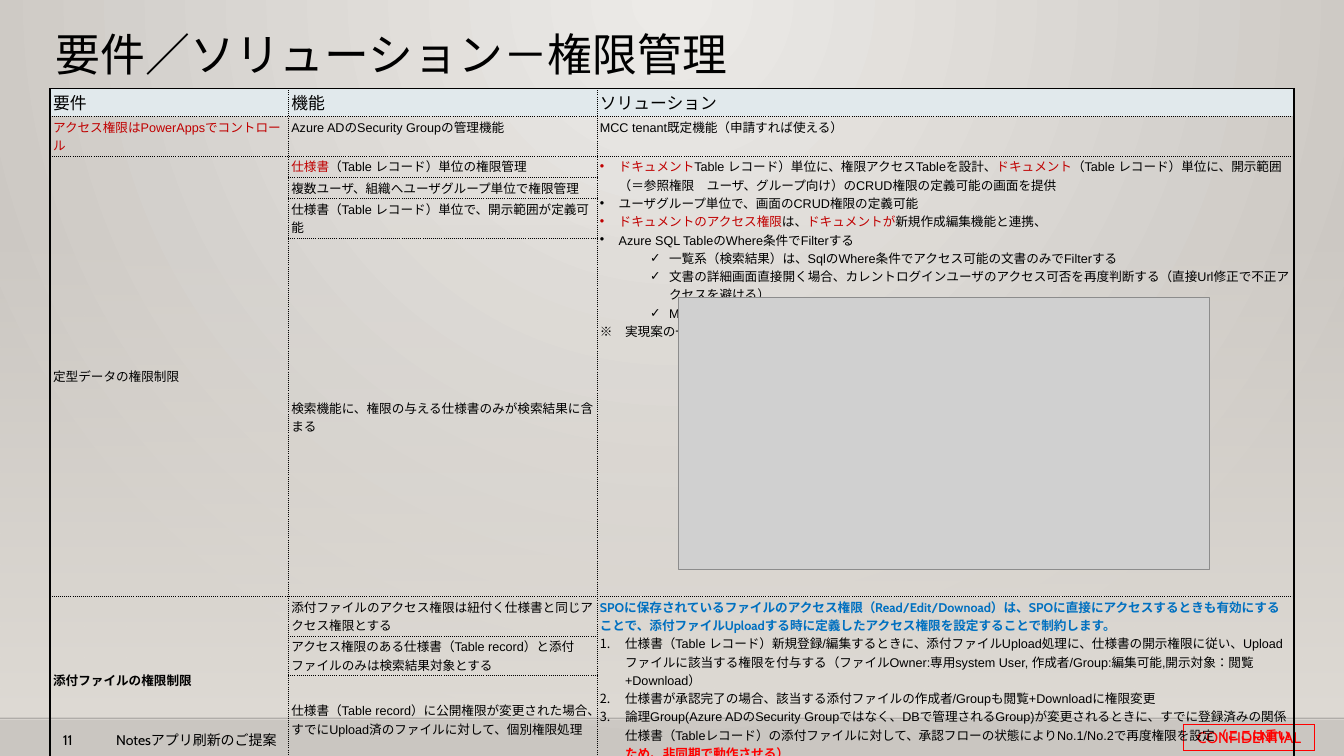
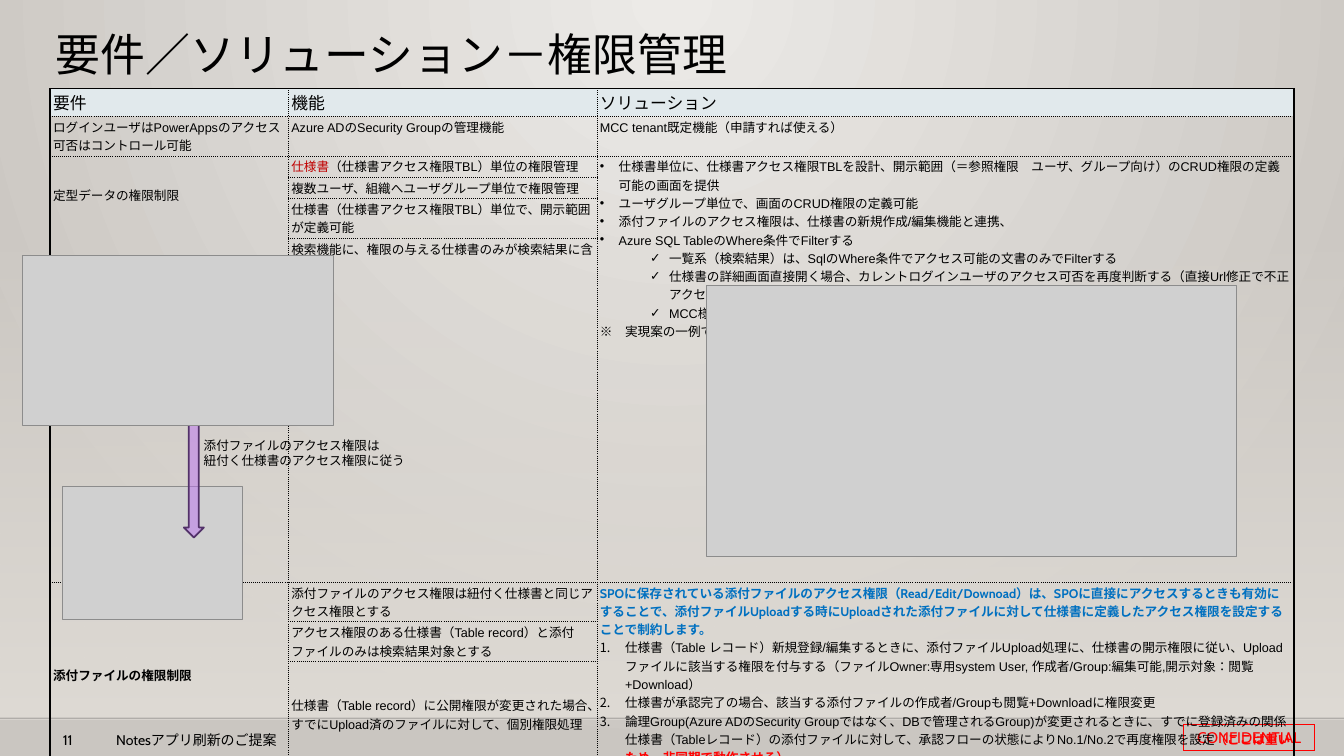
Before and after one commit to 0494938/Notes--CMS-Online, a slide deck: slide 11 of Notesアプリ刷新プロジェクト提案見積もり.v3.pptx. Drawn at 1344x756 pixels with LibreOffice and Linux fonts; fonts in the diff are those of the drawing; grey boxes stand for pictures; background and template pictures are left out. Boxes give left, top, right and bottom in pixels: in the first picture for what was removed or moved away, otherwise in the second. Text is boxed around its words. In the diff, an @@ line names an element or a change of style, - is before the commit and + after.

```diff
--- a/Notesアプリ刷新プロジェクト提案見積もり.v3.pptx
+++ b/Notesアプリ刷新プロジェクト提案見積もり.v3.pptx
@@ table at [50,89,1295,752] @@
-row 2, column 1: アクセス権限はPowerAppsでコントロール
+row 2, column 1: ログインユーザはPowerAppsのアクセス可否はコントロール可能
-row 3, column 2: 仕様書（Table レコード）単位の権限管理
+row 3, column 2: 仕様書（仕様書アクセス権限TBL）単位の権限管理
-row 3, column 3: ドキュメントTable レコード）単位に、権限アクセスTableを設計、ドキュメント（Table レコード）単位に、開示範囲（＝参照権限 ユーザ、グループ向け）のCRUD権限の定義可能の画面を提供 / ユーザグループ単位で、画面のCRUD権限の定義可能 / ドキュメントのアクセス権限は、ドキュメントが新規作成編集機能と連携、 / Azure SQL TableのWhere条件でFilterする / 一覧系（検索結果）は、SqlのWhere条件でアクセス可能の文書のみでFilterする / 文書の詳細画面直接開く場合、カレントログインユーザのアクセス可否を再度判断する（直接Url修正で不正アクセスを避ける） / MCC様社内の共通リスト（社員情報マスタ、組織情報マスタ）を利用し、既存資産を活用する / ※ 実現案の一例であり、今回案件の組織定義・権限管理粒度に合わせて設計フェーズに、詳細化する予定
+row 3, column 3: 仕様書単位に、仕様書アクセス権限TBLを設計、開示範囲（＝参照権限 ユーザ、グループ向け）のCRUD権限の定義可能の画面を提供 / ユーザグループ単位で、画面のCRUD権限の定義可能 / 添付ファイルのアクセス権限は、仕様書の新規作成/編集機能と連携、 / Azure SQL TableのWhere条件でFilterする / 一覧系（検索結果）は、SqlのWhere条件でアクセス可能の文書のみでFilterする / 仕様書の詳細画面直接開く場合、カレントログインユーザのアクセス可否を再度判断する（直接Url修正で不正アクセスを避ける） / MCC様社内の共通リスト（社員情報マスタ、組織情報マスタ）を利用し、既存資産を活用する / ※ 実現案の一例であり、今回案件の組織定義・権限管理粒度に合わせて設計フェーズに、詳細化する予定
-row 5, column 2: 仕様書（Table レコード）単位で、開示範囲が定義可能
+row 5, column 2: 仕様書（仕様書アクセス権限TBL）単位で、開示範囲が定義可能
-row 7, column 3: SPOに保存されているファイルのアクセス権限（Read/Edit/Downoad）は、SPOに直接にアクセスするときも有効にすることで、添付ファイルUploadする時に定義したアクセス権限を設定することで制約します。 / 仕様書（Table レコード）新規登録/編集するときに、添付ファイルUpload処理に、仕様書の開示権限に従い、Uploadファイルに該当する権限を付与する（ファイルOwner:専用system User, 作成者/Group:編集可能,開示対象：閲覧+Download） / 仕様書が承認完了の場合、該当する添付ファイルの作成者/Groupも閲覧+Downloadに権限変更 / 論理Group(Azure ADのSecurity Groupではなく、DBで管理されるGroup)が変更されるときに、すでに登録済みの関係仕様書（Tableレコード）の添付ファイルに対して、承認フローの状態によりNo.1/No.2で再度権限を設定（ここは重いため、非同期で動作させる）
+row 7, column 3: SPOに保存されている添付ファイルのアクセス権限（Read/Edit/Downoad）は、SPOに直接にアクセスするときも有効にすることで、添付ファイルUploadする時にUploadされた添付ファイルに対して仕様書に定義したアクセス権限を設定することで制約します。 / 仕様書（Table レコード）新規登録/編集するときに、添付ファイルUpload処理に、仕様書の開示権限に従い、Uploadファイルに該当する権限を付与する（ファイルOwner:専用system User, 作成者/Group:編集可能,開示対象：閲覧+Download） / 仕様書が承認完了の場合、該当する添付ファイルの作成者/Groupも閲覧+Downloadに権限変更 / 論理Group(Azure ADのSecurity Groupではなく、DBで管理されるGroup)が変更されるときに、すでに登録済みの関係仕様書（Tableレコード）の添付ファイルに対して、承認フローの状態によりNo.1/No.2で再度権限を設定（ここは重いため、非同期で動作させる）
@@ picture added at [22,256,334,425] @@
@@ picture: place and size @@
-picture at [679,298,1209,570]
+picture at [707,285,1237,557]
@@ down arrow added at [184,404,204,537], fill #BC72F0 at 50% opacity, outline #523269 1.25 pt @@
@@ text added at [204,437,405,469], 9 pt, text #000000 @@
+添付ファイルのアクセス権限は
+紐付く仕様書のアクセス権限に従う
@@ picture added at [63,487,242,620] @@
```
Also in this commit, not shown: 7 other slides changed, 1 other file.
